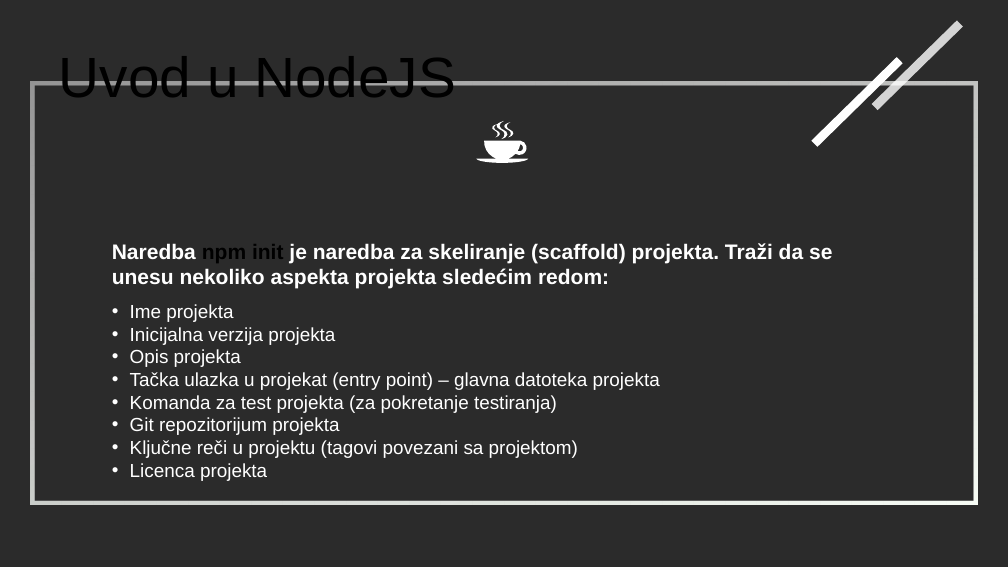
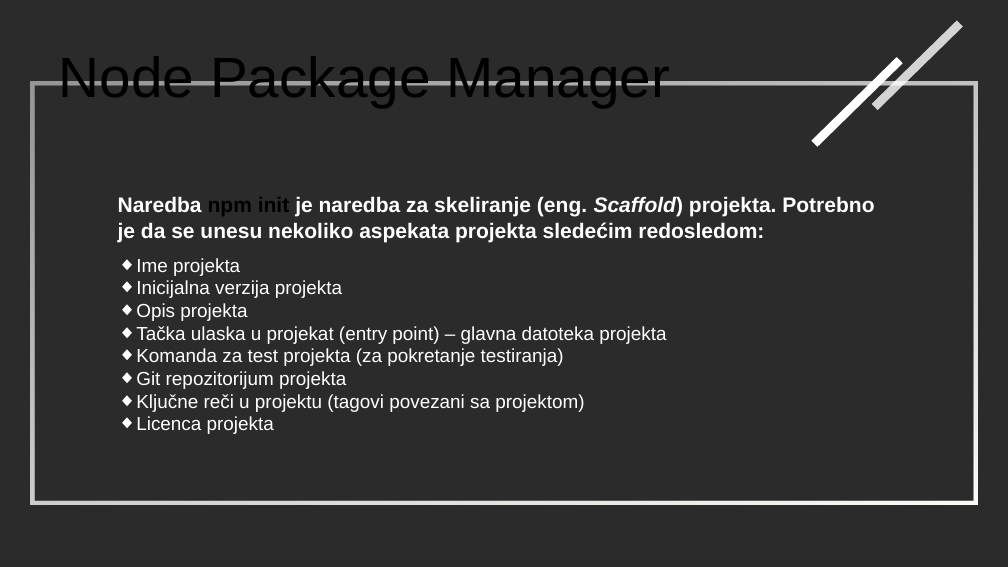
Before and after one commit to stefoverflow/NaperdnoSoftverskoInzenjerstvo, a slide deck: slide 12 of prezentacija.odp. Drawn at 1008x567 pixels with LibreOffice and Linux fonts; fonts in the diff are those of the drawing; background and template pictures are left out; a plain dark background stands for a picture behind light text. Boxes give left, top, right and bottom in pixels: in the first picture for what was removed or moved away, otherwise in the second. Text is boxed around its words. In the diff, an @@ line names an element or a change of style, - is before the commit and + after.

Commit message:
Finalna verzija.

```diff
--- a/prezentacija.odp
+++ b/prezentacija.odp
@@ text removed at bbox=[59, 56, 456, 97] @@
-Uvod u NodeJS
@@ text added at bbox=[59, 56, 670, 108], 54 pt, text #000000 @@
+Node Package Manager
@@ freeform shape removed at bbox=[476, 121, 529, 163] @@
@@ text at bbox=[118, 196, 874, 242]: text changed @@
-Naredba npm init je naredba za skeliranje (scaffold) projekta. Traži da se unesu nekoliko aspekta projekta sledećim redom:
+Naredba npm init je naredba za skeliranje (eng. Scaffold) projekta. Potrebno je da se unesu nekoliko aspekata projekta sledećim redosledom:
@@ text "Ime projekta": place and size @@
-text "Ime projekta" at bbox=[130, 304, 660, 481]
+text "Ime projekta" at bbox=[136, 258, 666, 434]
@@ text at bbox=[136, 258, 584, 434]: bullet • to ◆ @@
@@ text at bbox=[136, 326, 666, 344]: text changed @@
-• Tačka ulazka u projekat (entry point) – glavna datoteka projekta
+◆ Tačka ulaska u projekat (entry point) – glavna datoteka projekta
```
Also in this commit, not shown: 29 other slides changed, 13 slides added, 54 slides removed.
